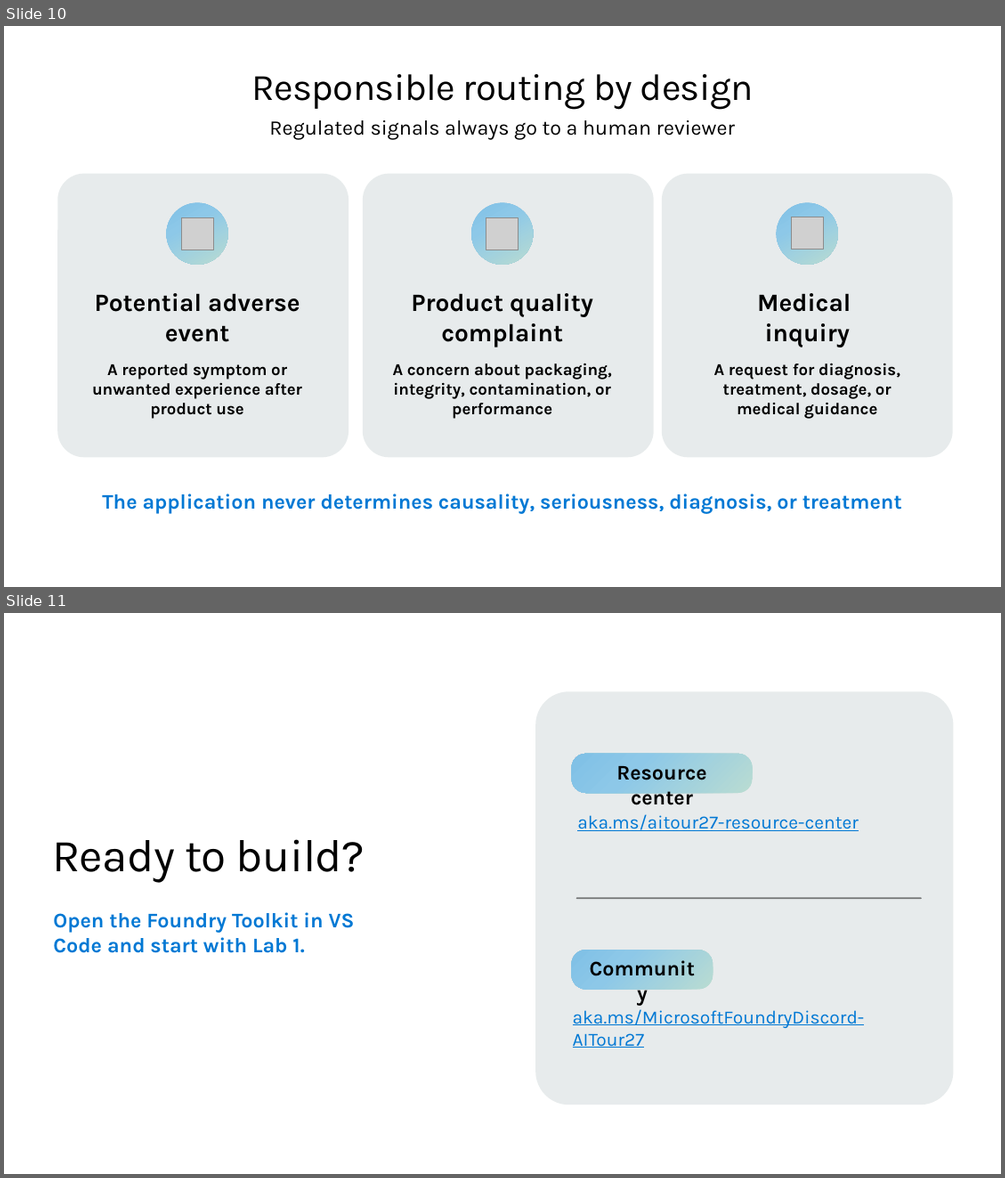
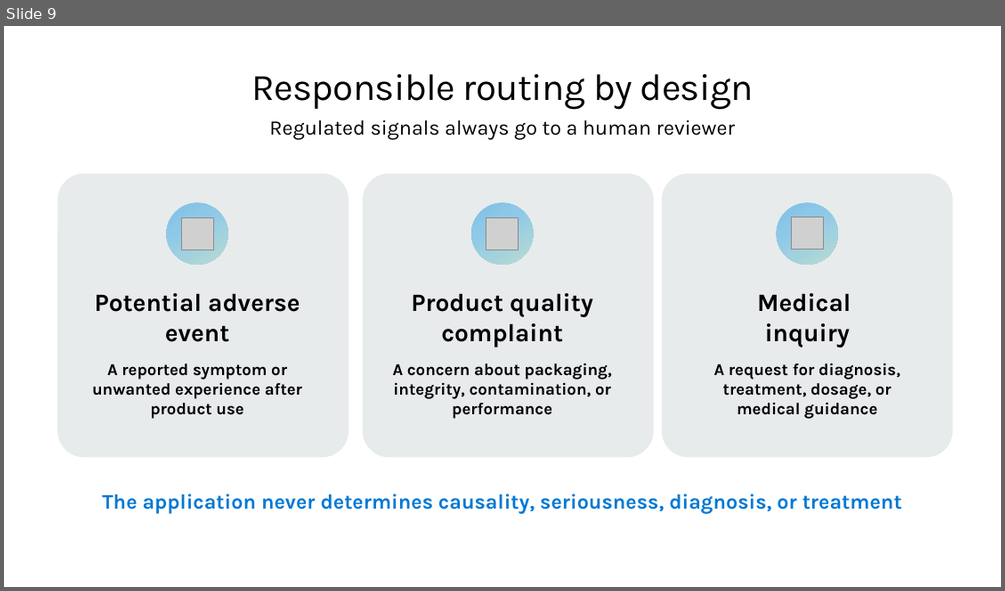
Before and after one commit to microsoft/aitour27-ILL335-building-deploying-ai-agents-with-microsoft-foundry, a slide deck: delivery-resources/ILL335-Attendee-Walkthrough-FY27.pptx. Shown one above the other, each under a label of ours: slides 10 and 11 before the commit, slide 9 after it. The pictures are 1005x1178 and 1005x591 pixels, drawn with LibreOffice and Linux fonts; fonts in the diff are those of the drawing; grey boxes stand for pictures; background and template pictures are left out. Boxes give left, top, right and bottom in pixels: in the first picture for what was removed or moved away, otherwise in the second. Text is boxed around its words. In the diff, an @@ line names an element or a change of style, - is before the commit and + after.

```diff
--- a/delivery-resources/ILL335-Attendee-Walkthrough-FY27.pptx
+++ b/delivery-resources/ILL335-Attendee-Walkthrough-FY27.pptx
@@ slide 11 removed at <box>4,613,1001,1174</box>, background #FFFFFF @@
@@ rounded rectangle removed at <box>535,691,954,1104</box> @@
@@ rounded rectangle removed at <box>572,754,752,793</box> @@
-Resource center
@@ text removed at <box>577,814,858,831</box> @@
-aka.ms/aitour27-resource-center
@@ title removed at <box>52,839,364,882</box> @@
-Ready to build?
@@ line removed from (577, 898) to (921, 898) @@
@@ text removed at <box>53,912,355,953</box> @@
-Open the Foundry Toolkit in VS Code and start with Lab 1.
@@ rounded rectangle removed at <box>572,949,713,989</box> @@
-Community
@@ text removed at <box>573,1009,865,1047</box> @@
-aka.ms/MicrosoftFoundryDiscord-AITour27
@@ what was slide 10 is now slide 9 @@
```
Also in this commit, not shown: 3 slides changed, 2 slides added.
